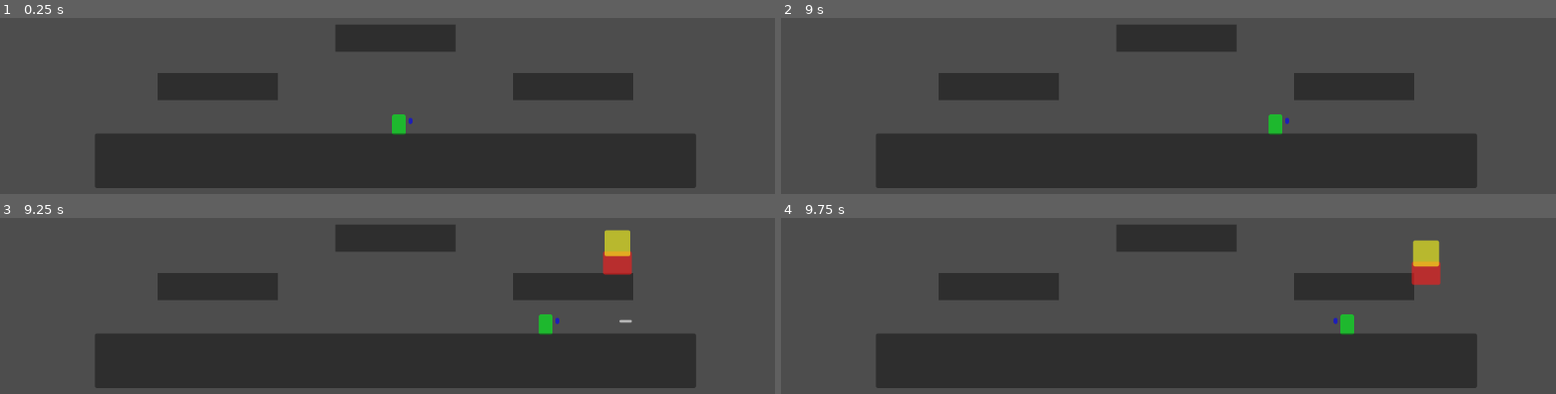
Above: before the commit, frames 1-4 (two rows, left to right).
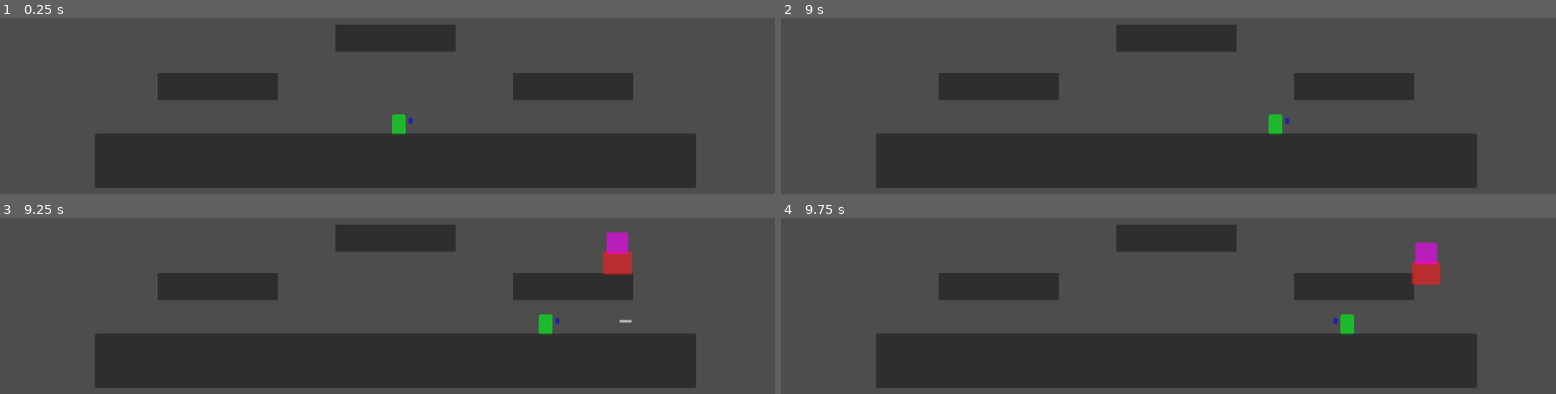
Above: after the commit, the same moments.

Repository: Wherritt/CaptainGameJam
Game: Godot game, scene res://Main.tscn
The game is run twice, just before and just after one commit, with the same random seed, the same clock (stepped at 60 frames per second) and the same inputs.
Inputs:
- Up to frame 1 (0.25 s): no input
- Up to frame 2 (9 s): tap Enter (ui_accept) at 0.5, 0.77, 1.52, 3.02, 3.77, 4.25, 4.52, 6.02, 6.77, 7.52 s; hold Right (ui_right) 0.53-2.03 s; hold Left (ui_left) 2.03-2.78 s; hold Right (ui_right) 2.78-4.28 s; hold Left (ui_left) 4.28-5.03 s; hold Right (ui_right) 5.03-5.78 s; hold Left (ui_left) 5.78-7.28 s; hold Right (ui_right) from 7.28 s (still down)
- Up to frame 3 (9.25 s): keep holding Right (ui_right); tap Enter (ui_accept) at 9.02 s
- Up to frame 4 (9.75 s): release Right (ui_right) at 9.53 s; hold Left (ui_left) from 9.53 s (still down)

Frames 1-2 are identical in both runs. In frame 3, 0.5% of the frame differs, in the area x 78-82%, y 6-22%; in frame 4, 0.5%, in the area x 81-86%, y 12-28%.

Commit message:
Now we have two hats. The yellow gives speed/jump power-up, and the purple gives a fire-rate power-up. Both are on timers, one for being on the ground and one for being worn by the player.

Diff:
--- a/Enemy1/Enemy1Movement.gd
+++ b/Enemy1/Enemy1Movement.gd
@@ -8,12 +8,20 @@
 @onready var ray_cast_left = $RayCastLeft
 @onready var ray_cast_right = $RayCastRight
 @onready var ray_cast_mid = $RayCastMid
-@onready var hat_1_node = preload("res://scripts/hat_1.tscn")
+@onready var hat_1_node = preload("res://scripts/hat_1.tscn")#"res://scripts/hat_1.tscn")
+@onready var bullet_hat = preload("res://scripts/bullet_hat.tscn")
 var hat_instance = null
+var hats = []
 
 func _ready():
+	hats = [
+		hat_1_node,
+		bullet_hat
+	]
+
 	if randf() < 0.5:
-		hat_instance = hat_1_node.instantiate()
+		var random_hat = randi() % hats.size()
+		hat_instance = hats[random_hat].instantiate()
 		$hat_point.add_child(hat_instance)
 
 func _process(delta):
--- a/Player/Player.gd
+++ b/Player/Player.gd
@@ -2,7 +2,7 @@
 
 var SPEED
 var JUMP_VELOCITY
-var fire_rate = 0.3
+var fire_rate
 const MAX_HEALTH = 10
 var current_health = MAX_HEALTH
 var has_hat_on = false
@@ -12,13 +12,20 @@
 @onready var shoot_timer = $shoot_timer
 
 func _physics_process(delta):
-	#SPEED AND JUMP BOOST: HAT POWER UP
-	if has_hat():
-		SPEED = 600
-		JUMP_VELOCITY = -600
+	#HAT POWER UP
+	if not has_hat() == "":
+		if has_hat() == "hat_1":
+			SPEED = 600
+			JUMP_VELOCITY = -600
+			fire_rate = 0.3
+		elif has_hat() == "bullet_hat":
+			fire_rate = 0.08
+			SPEED = 300
+			JUMP_VELOCITY = -430
 	else:
 		SPEED = 300
-		JUMP_VELOCITY = -450
+		JUMP_VELOCITY = -430
+		fire_rate = 0.3
 
 	# Add the gravity.
 	if not is_on_floor():
@@ -46,6 +53,7 @@
 
 	move_and_slide()
 
+
 func shoot():
 	var Bullet = preload("res://scripts/bullet.tscn")
 	var bullet_instance = Bullet.instantiate()
@@ -70,9 +78,16 @@
 	hide()
 	call_deferred("reload_scene")
 
-func has_hat() -> bool:
+func has_hat() -> String:
 	var hat_point = $hat_point
-	return hat_point.get_child_count() > 0
+	if hat_point.get_child_count() > 0:
+		var hat_instance = hat_point.get_child(0)
+		if hat_instance:
+			if hat_instance.is_in_group("hat1"):
+				return "hat_1"
+			elif hat_instance.is_in_group("bullet_hat"):
+				return "bullet_hat"
+	return ""
 
 func reload_scene():
 	get_tree().reload_current_scene()
--- /dev/null
+++ b/scripts/bullet_hat.gd
@@ -0,0 +1,29 @@
+extends Area2D
+
+var enemy_dropped_hat = false
+@onready var wear_timer = $wearable_time
+@onready var on_ground_timer = $on_ground_timer
+
+#How long the player can wear the hat
+func _on_wearable_timer_timeout():
+	queue_free()
+
+func _on_on_ground_timer_timeout():
+	queue_free()
+
+func _on_body_entered(body):
+	if body.is_in_group("Player") and enemy_dropped_hat:
+		if not body.has_hat():
+			var player_hat_point = body.get_node("hat_point")
+#call deferred below
+			call_deferred("handle_hat_transfer", player_hat_point)
+			body.has_hat_on = true
+
+#these actions had to be handled in a "call_deferred" because the
+# _on_body_entered(body) func above, could not perform them directly
+func handle_hat_transfer(hat_point):
+		get_parent().remove_child(self)
+		hat_point.add_child(self)
+		position = Vector2.ZERO
+		wear_timer.start()
+		on_ground_timer.stop()
--- /dev/null
+++ b/scripts/bullet_hat.tscn
@@ -0,0 +1,30 @@
+[gd_scene load_steps=3 format=3 uid="uid://bu4q20yoqoeu2"]
+
+[ext_resource type="Script" path="res://scripts/bullet_hat.gd" id="1_0eos2"]
+
+[sub_resource type="CircleShape2D" id="CircleShape2D_hr5kd"]
+radius = 17.0294
+
+[node name="bullet_hat" type="Area2D" groups=["bullet_hat"]]
+script = ExtResource("1_0eos2")
+
+[node name="CollisionShape2D" type="CollisionShape2D" parent="."]
+shape = SubResource("CircleShape2D_hr5kd")
+
+[node name="Panel" type="Panel" parent="CollisionShape2D"]
+modulate = Color(100, 0, 100, 1)
+offset_left = -16.0
+offset_top = -16.0
+offset_right = 16.0
+offset_bottom = 16.0
+
+[node name="wearable_time" type="Timer" parent="."]
+wait_time = 7.0
+one_shot = true
+
+[node name="on_ground_timer" type="Timer" parent="."]
+wait_time = 5.0
+
+[connection signal="body_entered" from="." to="." method="_on_body_entered"]
+[connection signal="timeout" from="wearable_time" to="." method="_on_wearable_timer_timeout"]
+[connection signal="timeout" from="on_ground_timer" to="." method="_on_on_ground_timer_timeout"]
--- a/scripts/hat_1.tscn
+++ b/scripts/hat_1.tscn
@@ -5,7 +5,7 @@
 [sub_resource type="CircleShape2D" id="CircleShape2D_v2t6x"]
 radius = 20.0
 
-[node name="hat1" type="Area2D"]
+[node name="hat1" type="Area2D" groups=["hat1"]]
 script = ExtResource("1_37ukv")
 
 [node name="CollisionShape2D" type="CollisionShape2D" parent="."]
